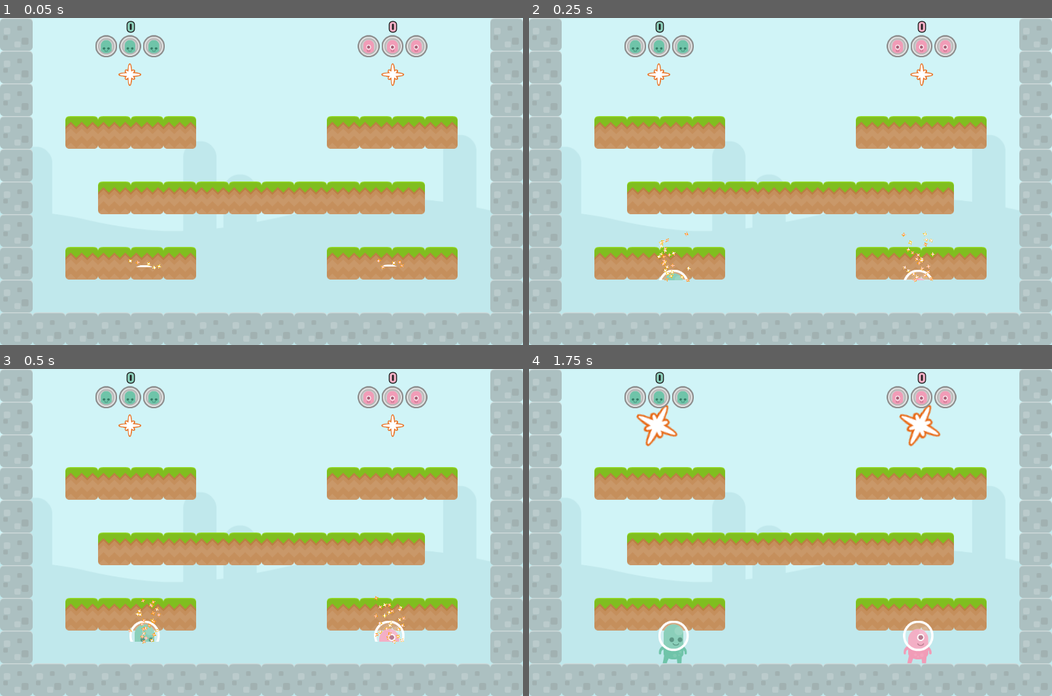
Above: before the commit, frames 1-4 (two rows, left to right).
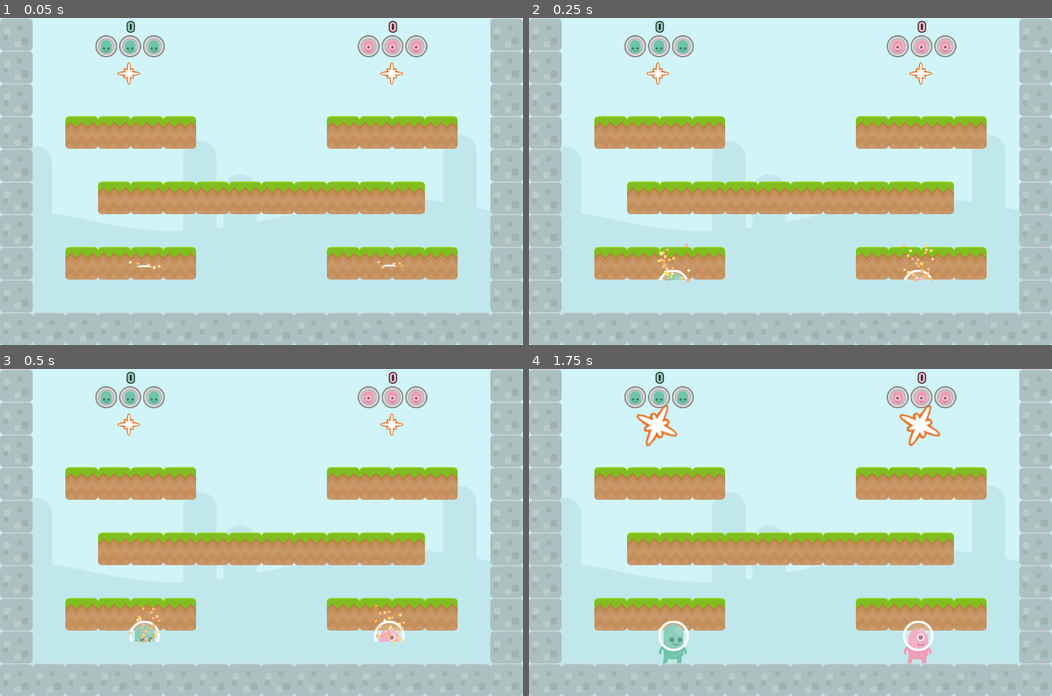
Above: after the commit, the same moments.

Repository: doctor-g/AltNaGaDeMon2021
Game: Godot game, scene res://World/World.tscn
Same seed, same stepped clock (60 frames per second), same inputs: the game is played once before the commit and once after it.
Inputs:
- Up to frame 1 (0.05 s): no input
- Up to frame 2 (0.25 s): no input
- Up to frame 3 (0.5 s): no input
- Up to frame 4 (1.75 s): no input

The runs differ from the first frame. In frame 1, 0.3% of the frame differs, in the area x 22-78%, y 13-76%; in frame 2, 0.6%; in frame 3, 0.6%, in the area x 22-78%, y 13-84%; in frame 4, nothing differs.

Commit message:
Add enemy spawn sound

Diff:
--- a/project/Player/Pawn/Pawn.tscn
+++ b/project/Player/Pawn/Pawn.tscn
@@ -250,7 +250,6 @@
 emitting = false
 amount = 25
 lifetime = 0.2
-local_coords = false
 texture = ExtResource( 33 )
 emission_shape = 2
 emission_rect_extents = Vector2( 32, 0 )
--- a/project/Spawner/Spawner.tscn
+++ b/project/Spawner/Spawner.tscn
@@ -1,7 +1,8 @@
-[gd_scene load_steps=6 format=2]
+[gd_scene load_steps=7 format=2]
 
 [ext_resource path="res://Spawner/laserRedBurst.png" type="Texture" id=1]
 [ext_resource path="res://Spawner/Spawner.gd" type="Script" id=2]
+[ext_resource path="res://Spawner/6_enemyspawn.wav" type="AudioStream" id=3]
 
 [sub_resource type="Animation" id=2]
 length = 0.001
@@ -89,14 +90,31 @@
 "update": 0,
 "values": [ 0.0, 0.0, 180.0, 360.0 ]
 }
+tracks/3/type = "audio"
+tracks/3/path = NodePath("AnimationPlayer/AudioStreamPlayer")
+tracks/3/interp = 1
+tracks/3/loop_wrap = true
+tracks/3/imported = false
+tracks/3/enabled = true
+tracks/3/keys = {
+"clips": [ {
+"end_offset": 0.0,
+"start_offset": 0.0,
+"stream": ExtResource( 3 )
+} ],
+"times": PoolRealArray( 0.8 )
+}
 
 [node name="Spawner" type="Node2D"]
 script = ExtResource( 2 )
 
 [node name="Sprite" type="Sprite" parent="."]
+rotation = 3.14159
 texture = ExtResource( 1 )
 
 [node name="AnimationPlayer" type="AnimationPlayer" parent="."]
 anims/RESET = SubResource( 2 )
 anims/disappear = SubResource( 3 )
 anims/spawn = SubResource( 1 )
+
+[node name="AudioStreamPlayer" type="AudioStreamPlayer" parent="AnimationPlayer"]
Not shown, added: project/Spawner/6_enemyspawn.wav.import
Not shown, added: project/Spawner/6_enemyspawn.wav
Not shown, changed: raw_assets/3_fireball.wav
Not shown, changed: raw_assets/5_win.wav
Not shown, added: raw_assets/6_enemyspawn.wav
Not shown, changed: raw_assets/sfx.mmpz
